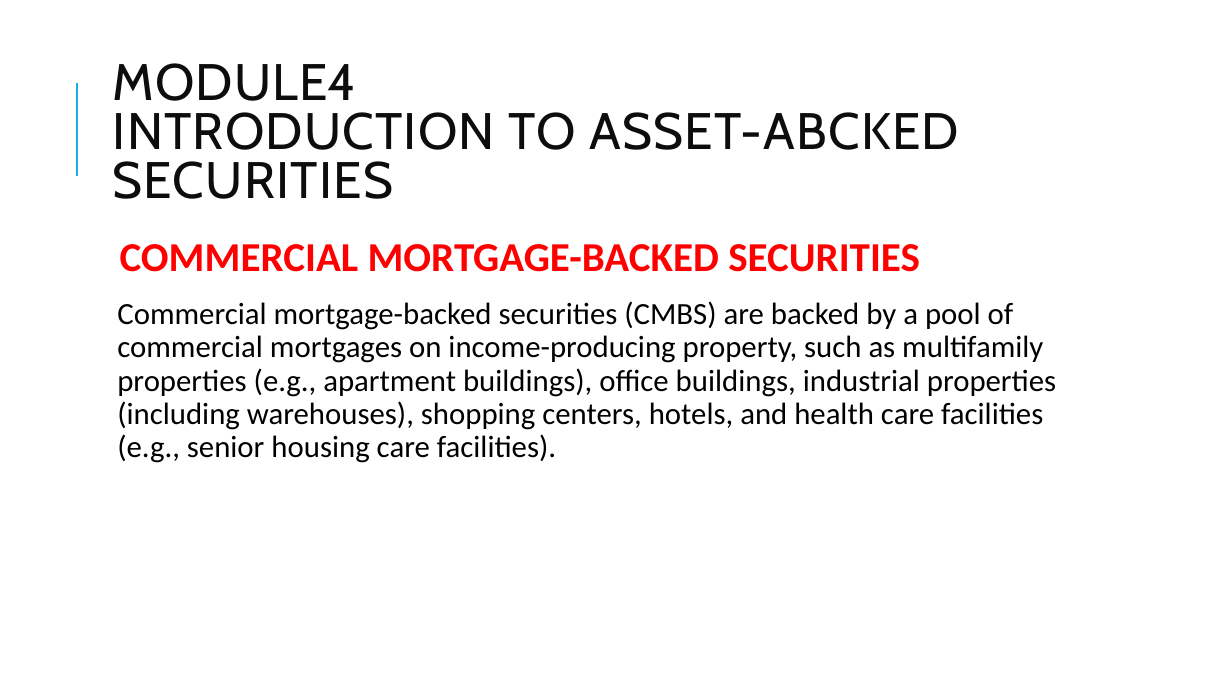
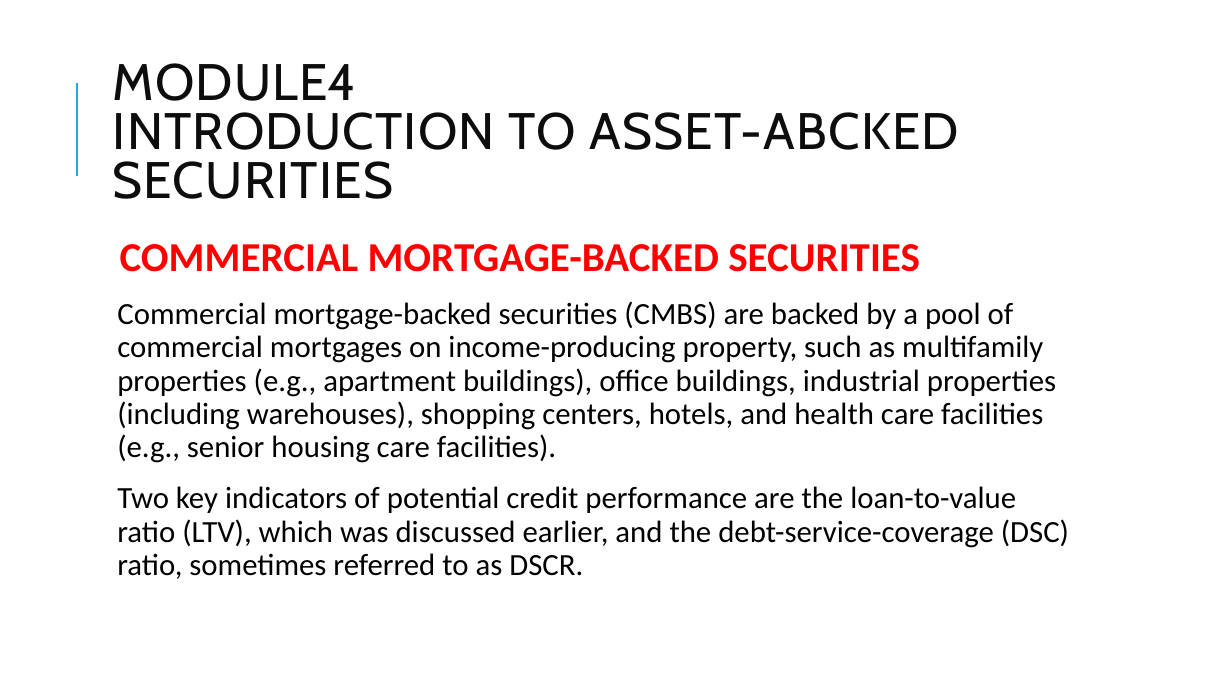
Before and after one commit to Isco0530/data, a slide deck: slide 1 of Fixed Income-26.pptx. Drawn at 1232x693 pixels with LibreOffice and Linux fonts; fonts in the diff are those of the drawing. Boxes give left, top, right and bottom in pixels: in the first picture for what was removed or moved away, otherwise in the second. Text is boxed around its words. In the diff, an @@ line names an element or a change of style, - is before the commit and + after.

```diff
--- a/Fixed Income-26.pptx
+++ b/Fixed Income-26.pptx
@@ text at box(117, 486, 1069, 579): paragraph added @@
+  Two key indicators of potential credit performance are the loan-to-value ratio (LTV), which was discussed earlier, and the debt-service-coverage (DSC) ratio, sometimes referred to as DSCR.
```
Also in this commit, not shown: 2 other slides changed.
